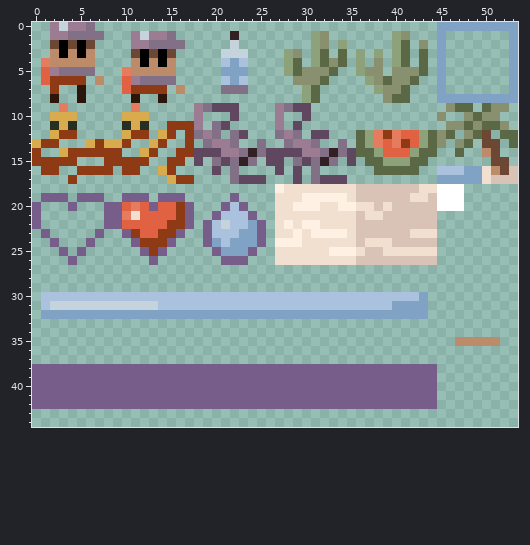
Two states of a pixel-art sprite, sprites.png. The picture above was drawn from the file before the commit.
The file is 54x45 pixels. Colours within 5 levels of each other are drawn and written as one.
New version:
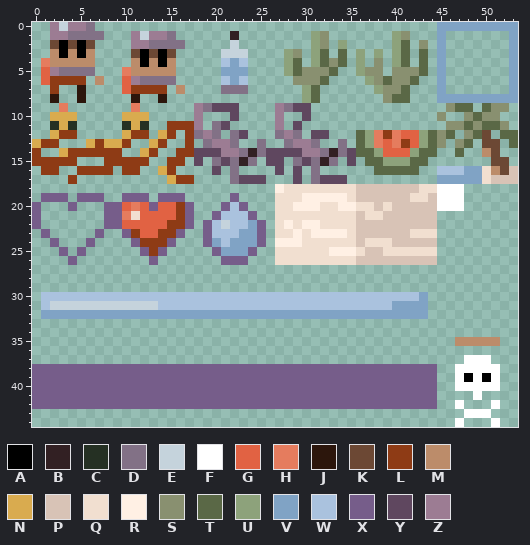
Palette (. is transparent): A #000000  B #322023  C #253023  D #827186  E #c5d3dc  F #ffffff  G #e16243  H #e57c5e  J #2c160c  K #6c4834  L #8e3b15  M #bc8c6a  N #d9ab4f  P #d8c3b6  Q #f1dfd0  R #fff0e4  S #899070  T #5a6846  U #8da27b  V #80a3c5  W #aac2de  X #765d8a  Y #5f475f  Z #9c7c93
Changes in this commit:
Changed rows in their new state; - is an unchanged pixel.
first column x 47:
37 -FFF-
38 FFFFF
39 FAFAF
40 FFFFF
41 --F--
42 F---F
43 -FFF-
44 F---F
Changed places in both pictures, as pixel boxes (x1, y1, x2, y2):
added: (455, 355, 500, 427)
